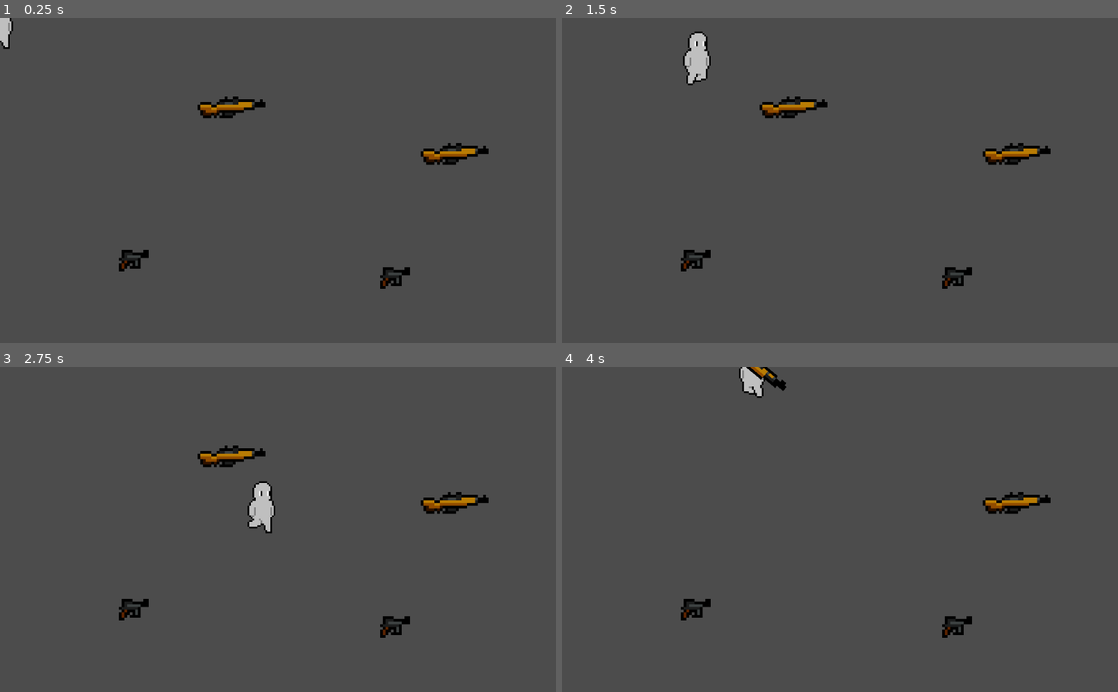
Above: before the commit, frames 1-4 (two rows, left to right).
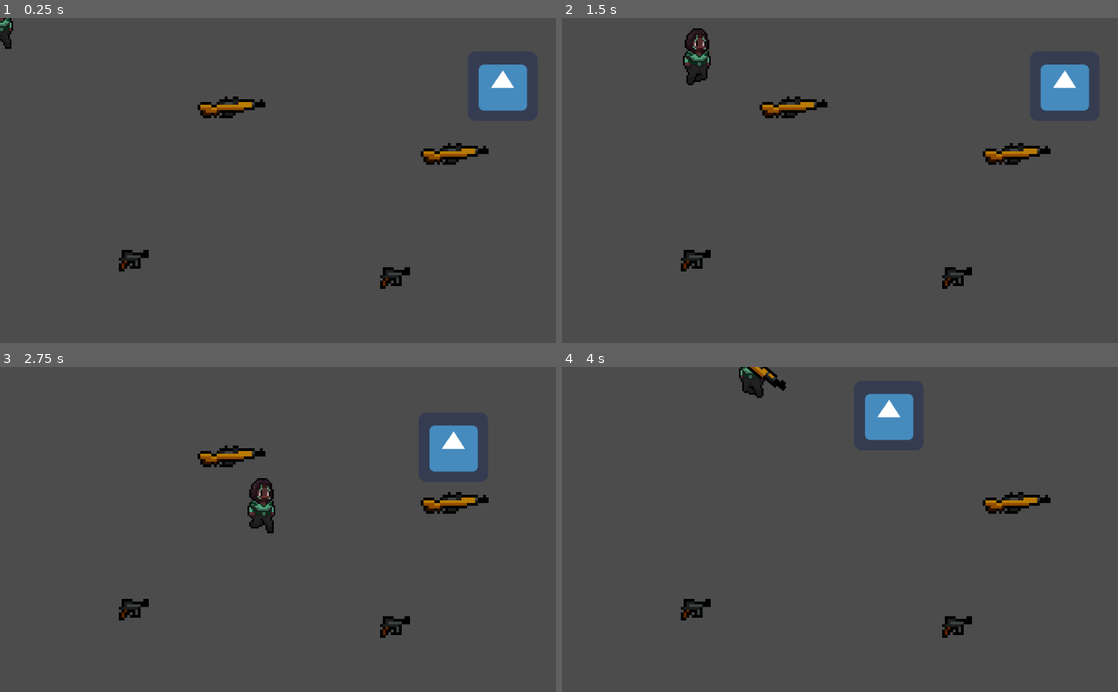
Above: after the commit, the same moments.

Repository: Shakespearian-Apes/Test_1
Game: Godot game, scene res://Levels/Test_Scene.tscn
Two runs of this game, one before a commit and one after it. Both use one fixed random seed, a clock stepped at 60 frames per second and the inputs below. The project has no main scene, so this scene is started directly. The engine's default icon, where the game draws it, is replaced by a stand-in: a white triangle on a blue panel in a dark square.
Inputs (mouse positions are in pixels of both pictures, inside the frame that each line leads up to):
- Up to frame 1 (0.25 s): no input
- Up to frame 2 (1.5 s): tap Enter (ui_accept) at 0.5, 0.77 s; move the mouse to (962, 164) at 0.52 s; hold Right (ui_right) 0.53-1.28 s; click (962, 164) at 0.6 s; move the mouse to (728, 196) at 1.27 s; hold Down (ui_down) from 1.28 s (still down); click (728, 196) at 1.35 s
- Up to frame 3 (2.75 s): tap Enter (ui_accept) at 1.52 s; move the mouse to (333, 458) at 2.02 s; release Down (ui_down) at 2.03 s; hold Right (ui_right) from 2.03 s (still down); click (333, 458) at 2.1 s
- Up to frame 4 (4 s): move the mouse to (812, 594) at 2.77 s; release Right (ui_right) at 2.78 s; hold Up (ui_up) 2.78-3.53 s; click (812, 594) at 2.85 s; tap Enter (ui_accept) at 3.02, 3.77 s; move the mouse to (1006, 578) at 3.52 s; hold Left (ui_left) from 3.53 s (still down); click (1006, 578) at 3.6 s

The runs differ from the first frame. In frame 1, 1.4% of the frame differs, in the area x 0-95%, y 0-29%; in frame 2, 1.8%, in the area x 22-95%, y 3-29%; in frame 3, 1.8%; in frame 4, 1.5%.

Commit message:
added eneemy prototype

Diff:
--- /dev/null
+++ b/Enemies/Enemies.gd
@@ -0,0 +1,17 @@
+extends Node
+
+var player
+
+func _ready():
+	player = get_node_or_null("../Player_Root").get_child(0)
+
+func _process(delta):
+	for enemy in get_children():
+		if enemy.see_player == true:
+			var player_position = player.get_global_position()
+			var enemy_position = enemy.get_global_position()
+			var velocity = (player_position - enemy_position).normalized()
+			if enemy_position.distance_to(player_position) < 200:
+				pass
+			else:
+				enemy.move_and_slide(velocity * 200)
--- a/Enemies/Enemies.tscn
+++ b/Enemies/Enemies.tscn
@@ -1,3 +1,6 @@
-[gd_scene format=2]
+[gd_scene load_steps=2 format=2]
+
+[ext_resource path="res://Enemies/Enemies.gd" type="Script" id=1]
 
 [node name="Enemies" type="Node"]
+script = ExtResource( 1 )
--- /dev/null
+++ b/Enemies/Speed_Enemy/Speed_Enemy.gd
@@ -0,0 +1,10 @@
+extends KinematicBody2D
+
+var see_player = false
+
+func _on_Player_Detection_area_entered(area):
+	see_player = true
+
+
+func _on_Player_Detection_area_exited(area):
+	see_player = false
--- a/Enemies/Speed_Enemy/Speed_Enemy.tscn
+++ b/Enemies/Speed_Enemy/Speed_Enemy.tscn
@@ -1,14 +1,28 @@
-[gd_scene load_steps=3 format=2]
+[gd_scene load_steps=5 format=2]
 
 [ext_resource path="res://icon.png" type="Texture" id=1]
+[ext_resource path="res://Enemies/Speed_Enemy/Speed_Enemy.gd" type="Script" id=2]
 
 [sub_resource type="RectangleShape2D" id=1]
 extents = Vector2( 60.7298, 61.1985 )
 
+[sub_resource type="CircleShape2D" id=2]
+radius = 469.119
+
 [node name="Speed_Enemy" type="KinematicBody2D"]
+script = ExtResource( 2 )
 
 [node name="Sprite" type="Sprite" parent="."]
 texture = ExtResource( 1 )
 
 [node name="CollisionShape2D" type="CollisionShape2D" parent="."]
 shape = SubResource( 1 )
+
+[node name="Player_Detection" type="Area2D" parent="."]
+collision_layer = 16
+collision_mask = 16
+
+[node name="CollisionShape2D" type="CollisionShape2D" parent="Player_Detection"]
+shape = SubResource( 2 )
+[connection signal="area_entered" from="Player_Detection" to="." method="_on_Player_Detection_area_entered"]
+[connection signal="area_exited" from="Player_Detection" to="." method="_on_Player_Detection_area_exited"]
--- a/Levels/Test_Scene.tscn
+++ b/Levels/Test_Scene.tscn
@@ -7,6 +7,7 @@
 [ext_resource path="res://Guns/Guns.tscn" type="PackedScene" id=5]
 [ext_resource path="res://Guns/Pistol/pistol_item.tscn" type="PackedScene" id=6]
 [ext_resource path="res://Enemies/Enemies.tscn" type="PackedScene" id=7]
+[ext_resource path="res://Enemies/Speed_Enemy/Speed_Enemy.tscn" type="PackedScene" id=8]
 
 [node name="Test_Scene" type="Node2D"]
 script = ExtResource( 4 )
@@ -30,3 +31,6 @@
 position = Vector2( 837.077, 253.381 )
 
 [node name="Enemies" parent="." instance=ExtResource( 7 )]
+
+[node name="Speed_Enemy" parent="Enemies" instance=ExtResource( 8 )]
+position = Vector2( 925.656, 126.015 )
--- a/Player/Player.tscn
+++ b/Player/Player.tscn
@@ -1,6 +1,6 @@
 [gd_scene load_steps=9 format=2]
 
-[ext_resource path="res://Assets/template_player.png" type="Texture" id=1]
+[ext_resource path="res://Assets/worman_character.png" type="Texture" id=1]
 [ext_resource path="res://Player/Player.gd" type="Script" id=2]
 
 [sub_resource type="RectangleShape2D" id=1]
@@ -53,7 +53,7 @@
 [node name="Sprite" type="Sprite" parent="."]
 scale = Vector2( 3, 3 )
 texture = ExtResource( 1 )
-vframes = 2
+vframes = 4
 hframes = 4
 
 [node name="CollisionShape2D" type="CollisionShape2D" parent="."]
@@ -70,6 +70,8 @@
 
 [node name="Enemy_Detection" type="Area2D" parent="."]
 visible = false
+collision_layer = 16
+collision_mask = 16
 
 [node name="CollisionShape2D" type="CollisionShape2D" parent="Enemy_Detection"]
 shape = SubResource( 3 )
--- a/project.godot
+++ b/project.godot
@@ -52,6 +52,7 @@
 2d_physics/layer_2="Enemies"
 2d_physics/layer_3="Enviornment"
 2d_physics/layer_4="Guns"
+2d_physics/layer_5="Player_Detection"
 
 [rendering]
 
Binary file added: Assets/worman_character.png
Not shown, added: Assets/worman_character.png.import
Not shown: 1 places in Levels/Test_Scene.tscn that only renumber resources
